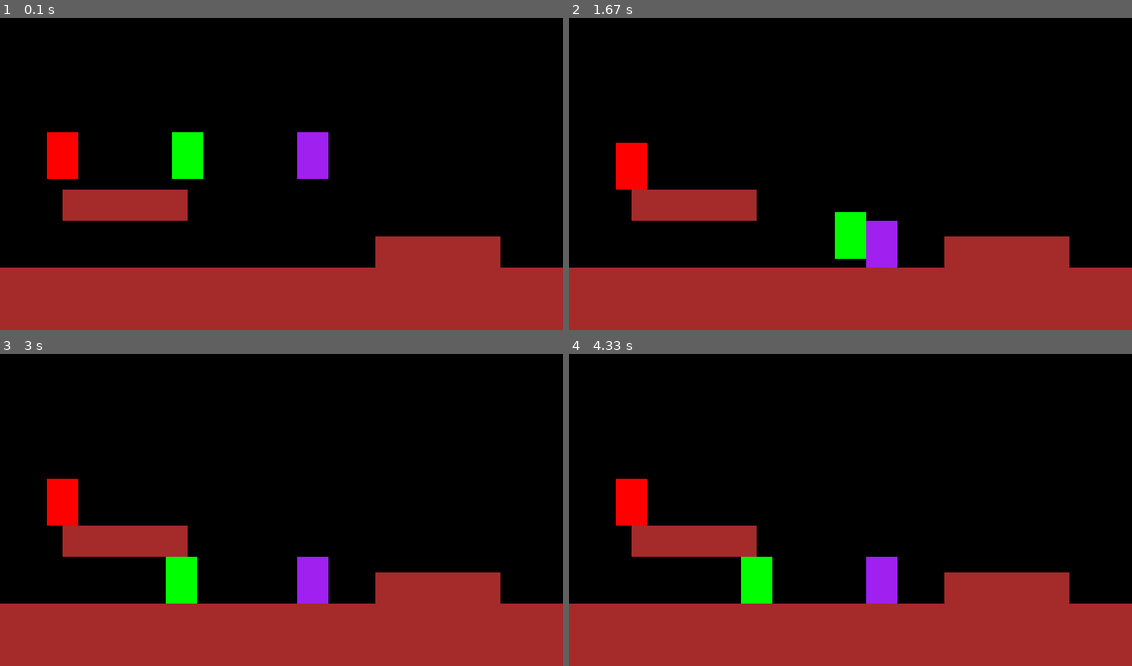
Above: before the commit, frames 1-4 (two rows, left to right).
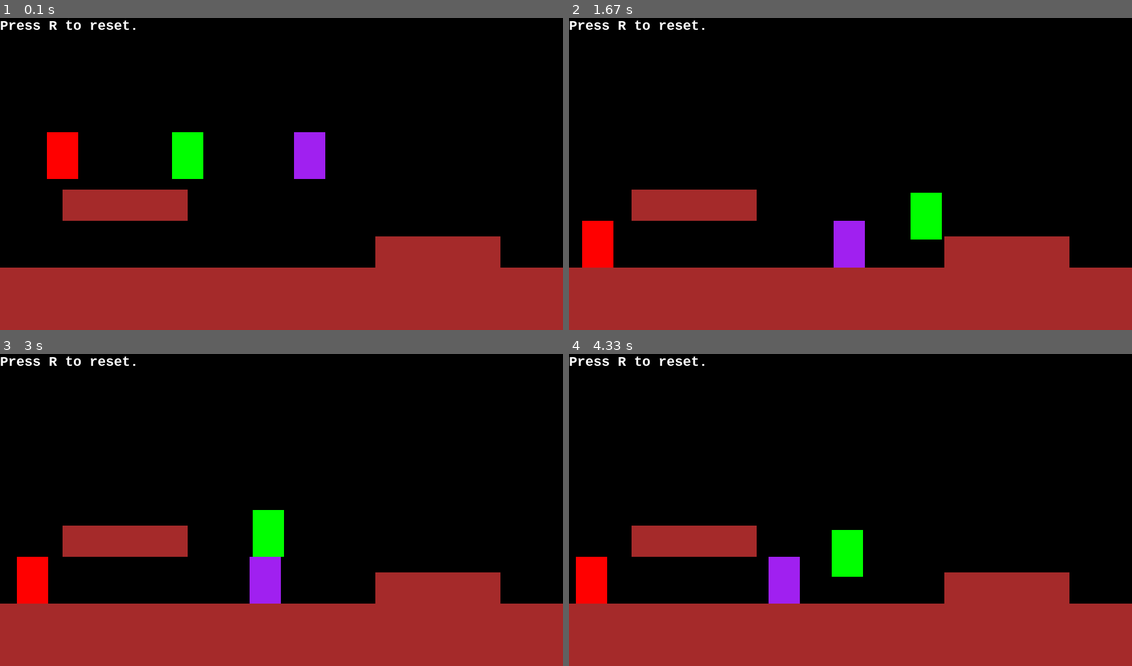
Above: after the commit, the same moments.

Repository: ThisProgrammerG/tile_collision_pygame
Game: pygame game, started from main.py
The game is run twice, just before and just after one commit, with the same random seed, the same clock (stepped at 60 frames per second) and the same inputs.
Inputs:
- Up to frame 1 (0.1 s): no input
- Up to frame 2 (1.67 s): hold R 0.33-0.8 s; hold Right 0.33-0.8 s; hold Right 0.83-1.3 s; hold Up 1.33-1.63 s
- Up to frame 3 (3 s): hold Right 1.67-2.13 s; hold Left 2.17-2.7 s; hold Down from 2.73 s (still down)
- Up to frame 4 (4.33 s): release Down at 3.03 s; hold Left 3.07-3.47 s; hold Up 3.5-3.87 s; hold Right from 3.9 s (still down)

The runs differ from the first frame. In frame 1, 0.4% of the frame differs, in the area x 0-59%, y 0-52%; in frame 2, 4.6%; in frame 3, 5.3%, in the area x 0-59%, y 0-80%; in frame 4, 5.2%.

Commit message:
Enemy movement added.

Diff:
--- a/main.py
+++ b/main.py
@@ -1,9 +1,12 @@
+import random
 
 import pygame
 
+pygame.init()
 
 SIZE = pygame.Rect((0, 0), (900, 500))
 GRAVITY = pygame.Vector2(0, 3.5)
+FONT = pygame.font.SysFont('Consolas', 24, bold=True)
 
 class Drawable:
     def __init__(self, size, position, color, anchor='center'):
@@ -24,10 +27,16 @@
     def __init__(self, size, position, color):
         super().__init__(size, position, color)
         self.speed = 5
+        self.original_position = pygame.Vector2(position)
+        self.reset()
+
+    def reset(self):
         self.directions = {direction: False for direction in ['up', 'down', 'left', 'right']}
         self.acceleration = pygame.Vector2()
         self.velocity = pygame.Vector2()
         self.grounded = False
+        self.position = self.original_position.copy()
+        self.rect.center = self.position
 
     def handle_events(self, events):
         pass
@@ -55,7 +64,7 @@
 
     def handle_collision(self, objects):
         """ Handle collision BEFORE velocity is added to position BUT after movement and physics, in that order. """
-
+        self.grounded = False  # TODO Grounded is not being set
         horizontal_rect = self.rect.move(self.velocity.x, 0)
         vertical_rect = self.rect.move(0, self.velocity.y)
 
@@ -78,7 +87,6 @@
 
     def handle_forces(self):
         if not self.grounded:
-            print('Applying gravity.')
             self.apply_force(GRAVITY)
 
         self.velocity += self.acceleration
@@ -98,7 +106,6 @@
         self.handle_movement()
         self.handle_forces()
 
-        self.grounded = False  # TODO Grounded is not being set
         for group in collision_group:
             self.handle_collision(group)
 
@@ -107,6 +114,28 @@
 
 class Tile(Drawable):
     pass
+
+def ai_controls(self, events):
+    self.speed = 1
+    min_duration, max_duration = 10, 30
+    directions = ['left', 'right', None]
+    if not hasattr(self, 'duration'):
+        self.direction = random.choice(directions)
+        self.duration = random.randint(min_duration, max_duration)
+
+    if self.duration <= 0:
+        self.direction = random.choice(directions)
+        self.duration = random.randint(min_duration, max_duration)
+
+    if self.direction:
+        self.directions = {direction: False for direction in ['up', 'down', 'left', 'right']}
+        self.directions[self.direction] = True
+    self.duration -= 1
+
+    if self.rect.left <= 0:
+        self.direction = 'right'
+    elif self.rect.right >= SIZE.width:
+        self.direction = 'left'
 
 def player_control(self, events):
     for event in events:
@@ -130,6 +159,7 @@
                 self.directions['down'] = False
 
 def main():
+    pygame.display.set_caption('Tile Collision Example')
     screen = pygame.display.set_mode(SIZE.size)
     clock = pygame.time.Clock()
     running = True
@@ -139,11 +169,14 @@
 
     enemy_1 = Entity(size=(50, 75), position=(500, 200), color='purple')
     enemy_2 = Entity(size=(50, 75), position=(100, 200), color='red')
+    enemy_1.handle_events = lambda game_events: ai_controls(enemy_1, game_events)
+    enemy_2.handle_events = lambda game_events: ai_controls(enemy_2, game_events)
 
     tile_ground = Tile(size=(SIZE.width * 4, 100), position=(SIZE.width // 2, SIZE.height - 50), color='brown')
-    tile_1 = Tile(size=(200, 50), position=(200, 300), color='brown')
-    tile_2 = Tile(size=(200, 50), position=(700, 375), color='brown')
-
+    tile_1 = Tile(size=(200, 50), position=(200, tile_ground.rect.top - player.rect.height - 25), color='brown')
+    tile_2 = Tile(size=(200, 50), position=(700, tile_ground.rect.top - 25), color='brown')
+
+    message = FONT.render('Press R to reset.', True, 'white')
     players = [player]
     enemies = [enemy_1, enemy_2]
     tiles = [tile_ground, tile_1, tile_2]
@@ -156,6 +189,9 @@
         for event in events:
             if event.type == pygame.QUIT:
                 running = False
+            elif event.type == pygame.KEYDOWN:
+                if event.key == pygame.K_r:
+                    [obj.reset() for obj in players + enemies]
 
         for entity in players:
             entity.update(events, collision_group=[enemies, tiles])
@@ -168,6 +204,7 @@
         for tile in tiles:
             tile.render(screen)
 
+        screen.blit(message, (0, 0))
         pygame.display.update()
 
     pygame.quit()
